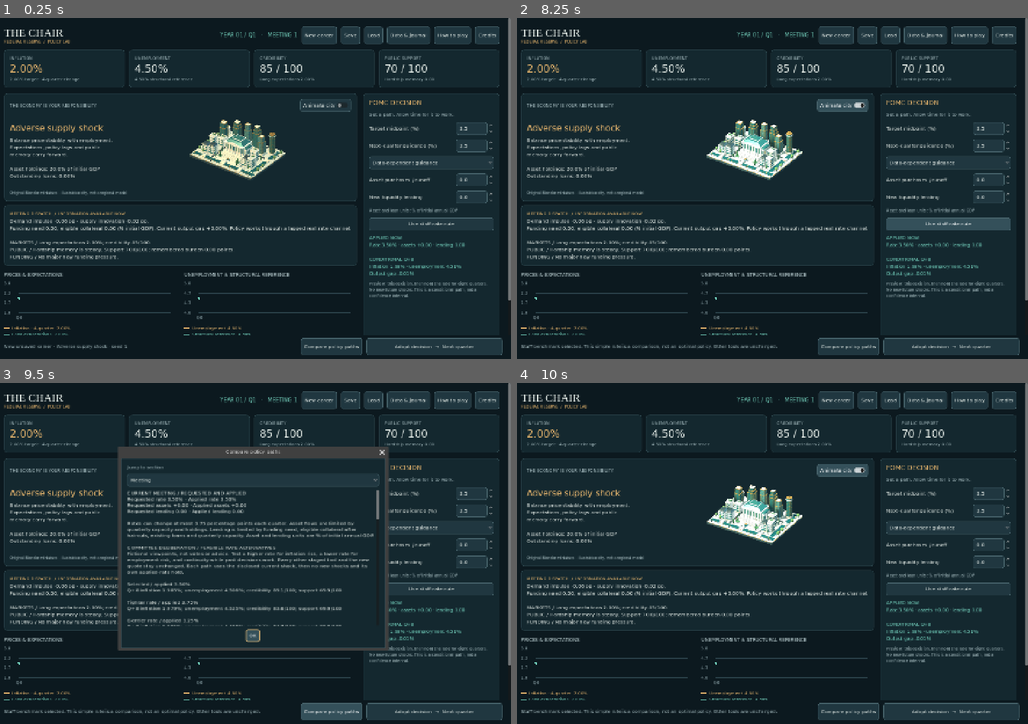
Above: before the commit, frames 1-4 (two rows, left to right).
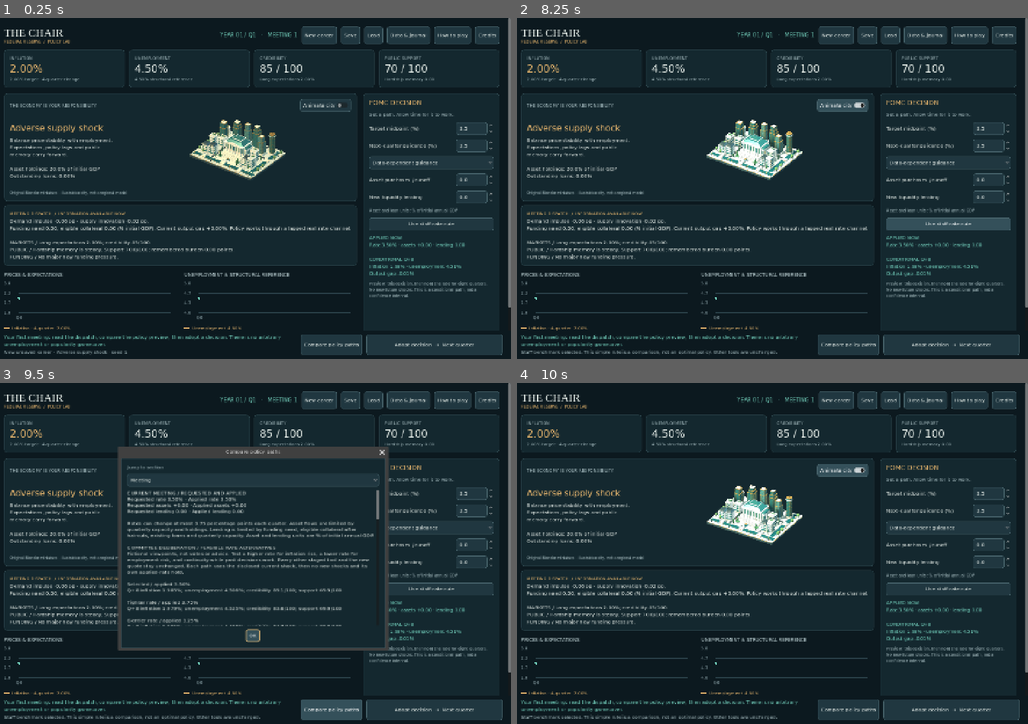
Above: after the commit, the same moments.

Repository: ihearttokyo/fed-chairman-game
Game: Godot game, scene res://main.tscn
The game is run twice, just before and just after one commit, with the same random seed, the same clock (stepped at 60 frames per second) and the same inputs.
Inputs:
- Up to frame 1 (0.25 s): no input
- Up to frame 2 (8.25 s): click "How to play" at 0.5 s; click "New career" at 1.25 s; click "New career" at 2 s; click "Adopt decision → Next quarter" at 2.75 s; click "Adopt decision → Next quarter" at 3.5 s; click "OK" at 4.25 s; click "Data & journal" at 5 s; click "OK" at 5.75 s; click "Animate city" at 6.5 s; click "Data-dependent guidance" at 7.25 s; click "Use staff rate rule" at 8 s
- Up to frame 3 (9.5 s): click "Compare policy paths" at 8.75 s
- Up to frame 4 (10 s): click "OK" at 9.5 s

The runs differ from the first frame. In frame 1, 1.5% of the frame differs, in the area x 0-100%, y 82-99%; in frame 2, 1.9%; in frame 3, 1.8%; in frame 4, 1.9%.

Commit message:
fix: keep quarterly policy consequences visible

Diff:
--- a/game/play/main.gd
+++ b/game/play/main.gd
@@ -55,8 +55,12 @@
 	actions.alignment = BoxContainer.ALIGNMENT_END
 	actions.add_theme_constant_override("separation", 12)
 	action_margin.add_child(actions)
-	status_label = _label(actions, "", 13, MUTED)
-	status_label.size_flags_horizontal = Control.SIZE_EXPAND_FILL
+	var feedback := _vbox(actions, 5)
+	feedback.size_flags_horizontal = Control.SIZE_EXPAND_FILL
+	consequence = _label(feedback, "", 14, MINT)
+	consequence.autowrap_mode = TextServer.AUTOWRAP_WORD_SMART
+	consequence.accessibility_live = AccessibilityServer.LIVE_POLITE
+	status_label = _label(feedback, "", 13, MUTED)
 	status_label.autowrap_mode = TextServer.AUTOWRAP_WORD_SMART
 	status_label.accessibility_live = AccessibilityServer.LIVE_POLITE
 	var margin := MarginContainer.new()
@@ -104,9 +108,6 @@
 			chart.labels = ["Unemployment", "Structural reference"]
 		chart_row.add_child(chart)
 		charts.append(chart)
-	consequence = _label(left, "", 14, MINT)
-	consequence.autowrap_mode = TextServer.AUTOWRAP_WORD_SMART
-	consequence.accessibility_live = AccessibilityServer.LIVE_POLITE
 	_build_policy(body, actions)
 	_label(root, "A research-informed strategy game. Hypothetical economy, disclosed design coefficients. No Federal Reserve affiliation.", 11, MUTED)
 	_start_career("supply_shock", 1)
--- a/game/tests/ui_test.gd
+++ b/game/tests/ui_test.gd
@@ -25,10 +25,14 @@
 				check(not ancestor is ScrollContainer, "policy actions remain outside the scrolling cockpit")
 				ancestor = ancestor.get_parent()
 	check(actions.size() == 2, "comparison and adoption each have one action")
-	var feedback_ancestor: Node = game.status_label.get_parent()
-	while feedback_ancestor != game:
-		check(not feedback_ancestor is ScrollContainer, "career status remains outside the scrolling cockpit")
-		feedback_ancestor = feedback_ancestor.get_parent()
+	for feedback in [game.status_label, game.consequence]:
+		var feedback_ancestor: Node = feedback.get_parent()
+		while feedback_ancestor != game:
+			check(not feedback_ancestor is ScrollContainer, "career status and economic outcome remain outside the scrolling cockpit")
+			feedback_ancestor = feedback_ancestor.get_parent()
+	game._advance()
+	game._advance()
+	check(game.consequence.text.contains("Q2 OUTCOME") and game.consequence.text.contains("Previous promise follow-through"), "persistent feedback retains real outcome and prior promise explanation")
 	var original_size := root.size
 	var original_status: String = game.status_label.text
 	game._staff_rule()
@@ -41,6 +45,7 @@
 		for button in actions:
 			check(button.get_global_rect().position.y >= 0 and button.get_global_rect().end.y <= game.get_viewport_rect().end.y, "expanded guidance keeps actions within the viewport")
 		check(game.status_label.get_global_rect().position.y >= 0 and game.status_label.get_global_rect().end.y <= game.get_viewport_rect().end.y, "long staff feedback remains within the viewport with expanded guidance")
+		check(game.consequence.get_global_rect().position.y >= 0 and game.consequence.get_global_rect().end.y <= game.get_viewport_rect().end.y, "complete adopted outcome stays within the viewport with expanded guidance")
 	root.size = original_size
 	game.status_label.text = original_status
 	game.commitment.select(0)
@@ -395,6 +400,13 @@
 		game.free()
 		quit(1 if failures else 0)
 		return
+	if OS.get_cmdline_user_args().has("--feedback-only"):
+		await check_persistent_actions(game)
+		if failures == 0:
+			print("PASS: persistent policy actions and outcome feedback")
+		game.free()
+		quit(1 if failures else 0)
+		return
 	check_rate_deliberation(game)
 	if OS.get_cmdline_user_args().has("--deliberation-only"):
 		if failures == 0:
Not shown, changed: game/README.md
